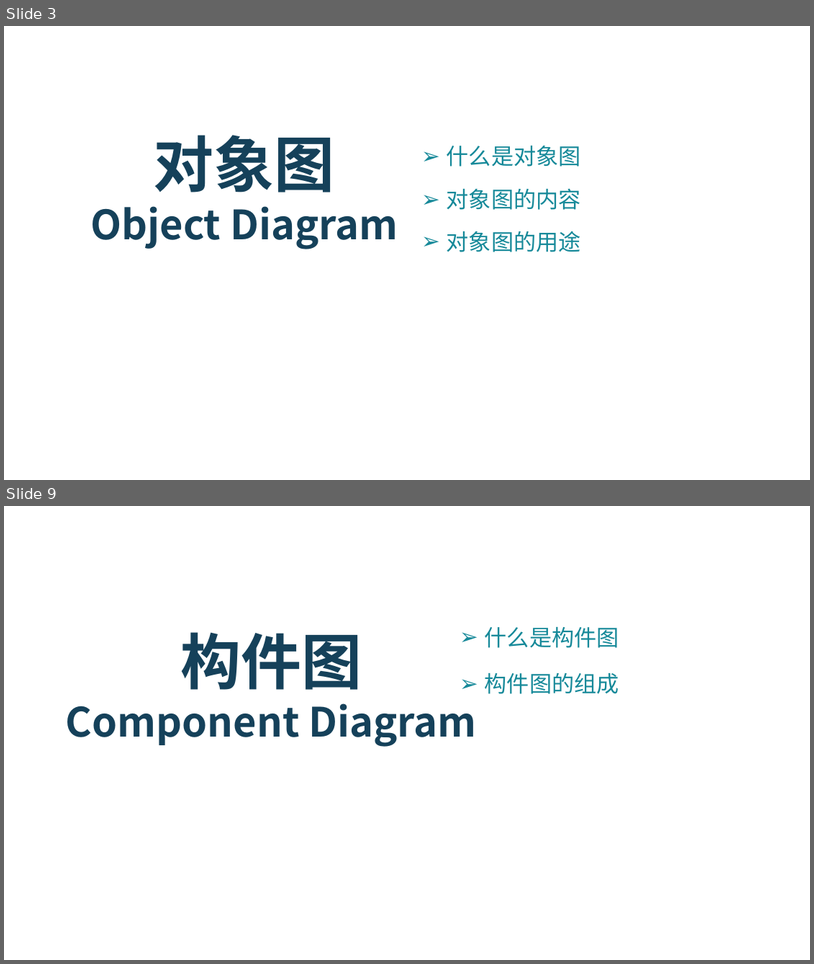
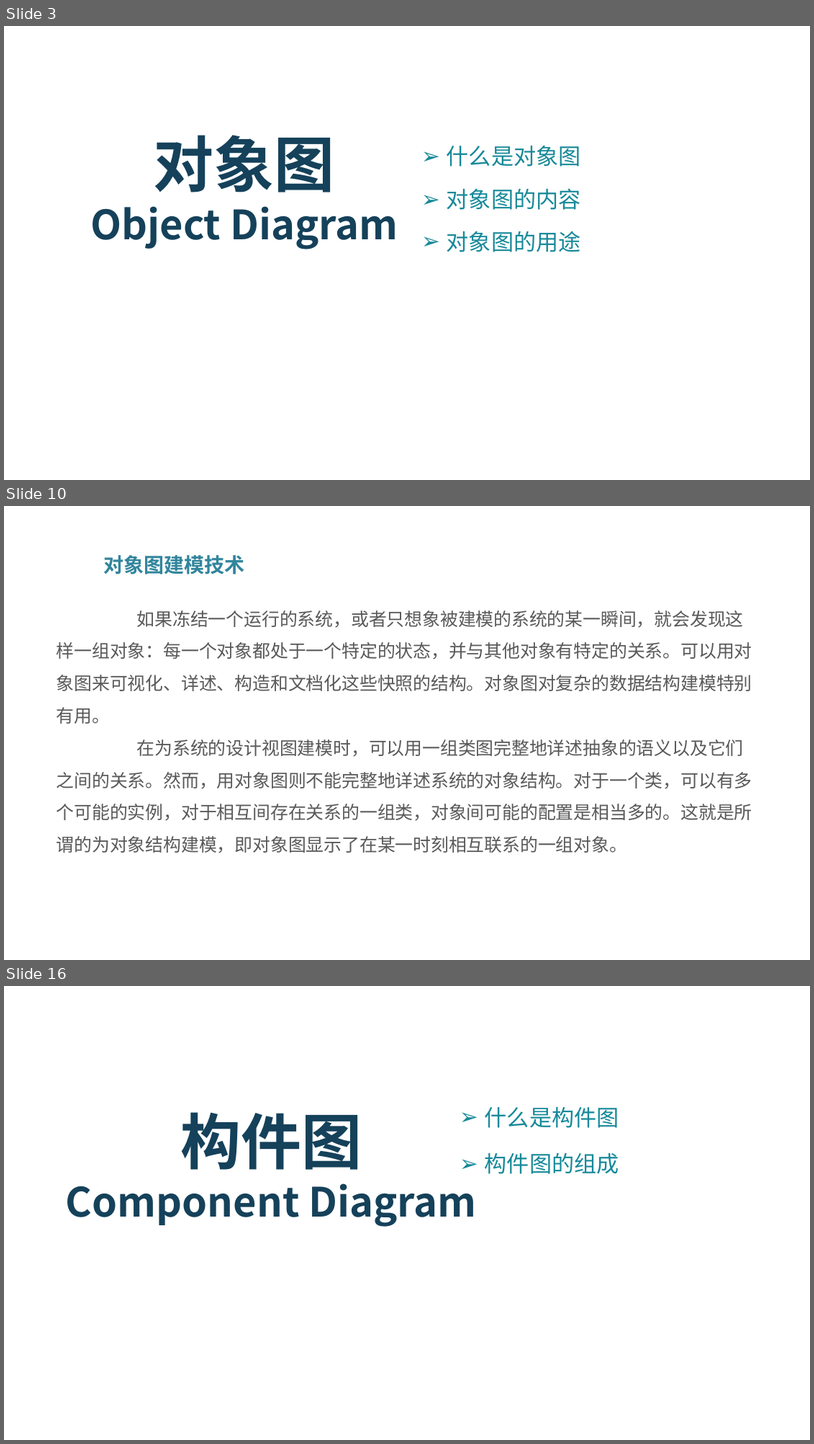
Before and after one commit to PRD2018-G03/PRD2018-G03-SoftwareEngineeringProject, a slide deck: PPT模板及制作/UML基础III翻转PPT.pptx. Shown one above the other, each under a label of ours: slides 3 and 9 before the commit, slides 3, 10 and 16 after it; the slides between them are not shown. The pictures are 814x964 and 814x1444 pixels, drawn with LibreOffice and Linux fonts; fonts in the diff are those of the drawing; background and template pictures are left out. Boxes give left, top, right and bottom in pixels: in the first picture for what was removed or moved away, otherwise in the second. Text is boxed around its words. In the diff, an @@ line names an element or a change of style, - is before the commit and + after.

```diff
--- a/PPT模板及制作/UML基础III翻转PPT.pptx
+++ b/PPT模板及制作/UML基础III翻转PPT.pptx
@@ slide 10 added at (4, 506, 810, 960), background picture (left out) @@
@@ text added at (104, 555, 245, 574), 18 pt, text #31859C, bold @@
+对象图建模技术
@@ text added at (57, 610, 753, 853), 16 pt, text #595959 @@
+如果冻结一个运行的系统，或者只想象被建模的系统的某一瞬间，就会发现这样一组对象：每一个对象都处于一个特定的状态，并与其他对象有特定的关系。可以用对象图来可视化、详述、构造和文档化这些快照的结构。对象图对复杂的数据结构建模特别有用。
+在为系统的设计视图建模时，可以用一组类图完整地详述抽象的语义以及它们之间的关系。然而，用对象图则不能完整地详述系统的对象结构。对于一个类，可以有多个可能的实例，对于相互间存在关系的一组类，对象间可能的配置是相当多的。这就是所谓的为对象结构建模，即对象图显示了在某一时刻相互联系的一组对象。
@@ what was slide 9 is now slide 16 @@
```
Also in this commit, not shown: 21 slides changed, 14 other slides added, 1 slide removed.
